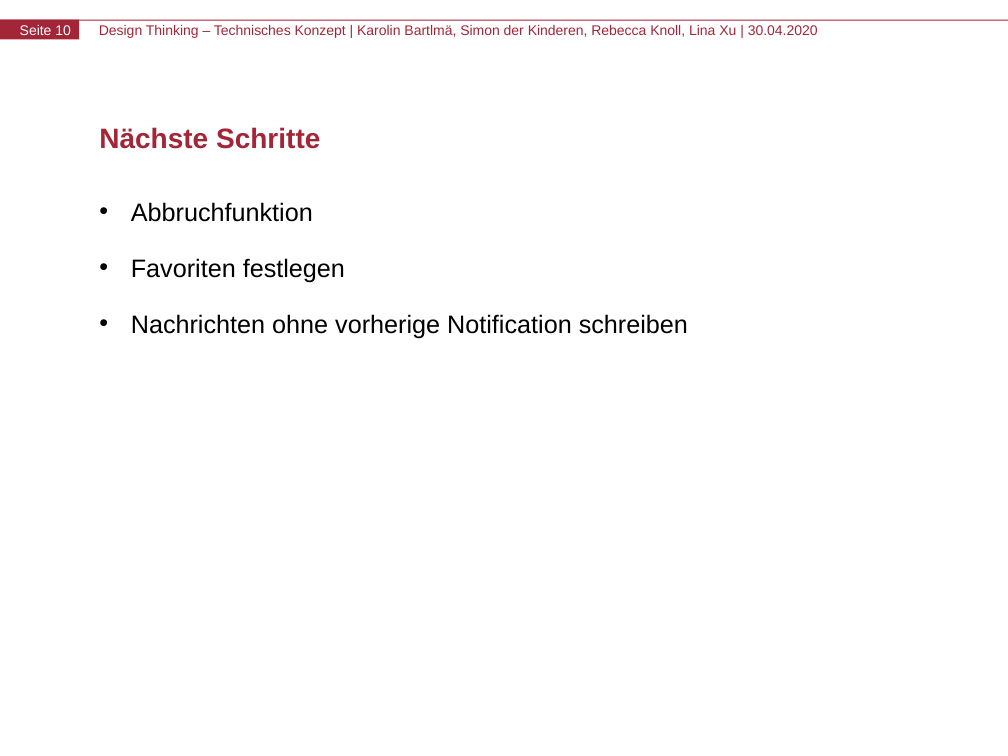
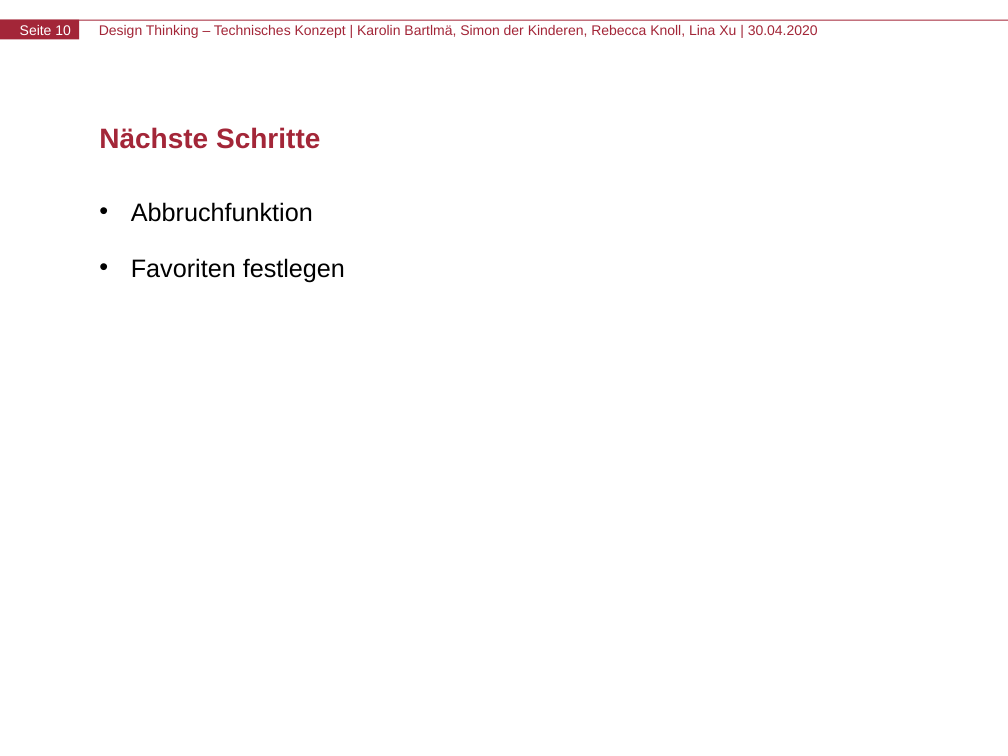
Before and after one commit to aai38/audioMessenger, a slide deck: slide 10 of Präsentation/Zwischenpräsentation_TechnischesKonzept.pptx. Drawn at 1008x756 pixels with LibreOffice and Linux fonts; fonts in the diff are those of the drawing. Boxes give left, top, right and bottom in pixels: in the first picture for what was removed or moved away, otherwise in the second. Text is boxed around its words. In the diff, an @@ line names an element or a change of style, - is before the commit and + after.

```diff
--- a/Präsentation/Zwischenpräsentation_TechnischesKonzept.pptx
+++ b/Präsentation/Zwischenpräsentation_TechnischesKonzept.pptx
@@ text at (x1=131, y1=314, x2=688, y2=338): paragraph removed @@
-• Nachrichten ohne vorherige Notification schreiben
```
Also in this commit, not shown: 2 other slides changed.
